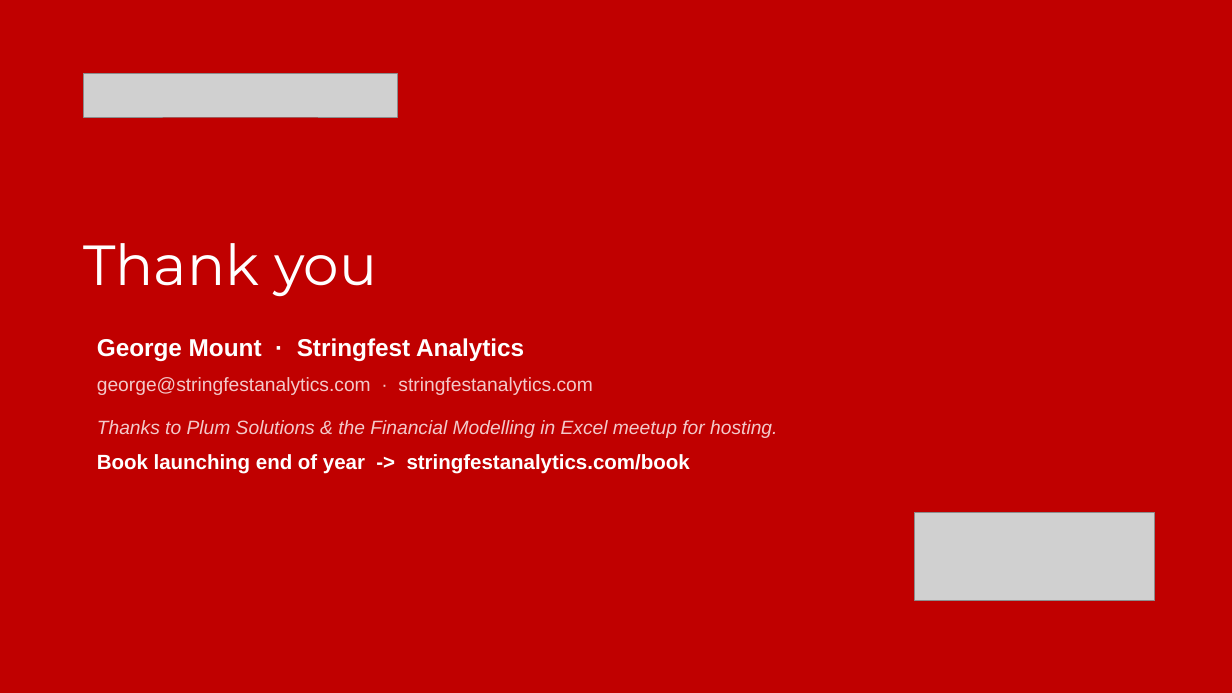
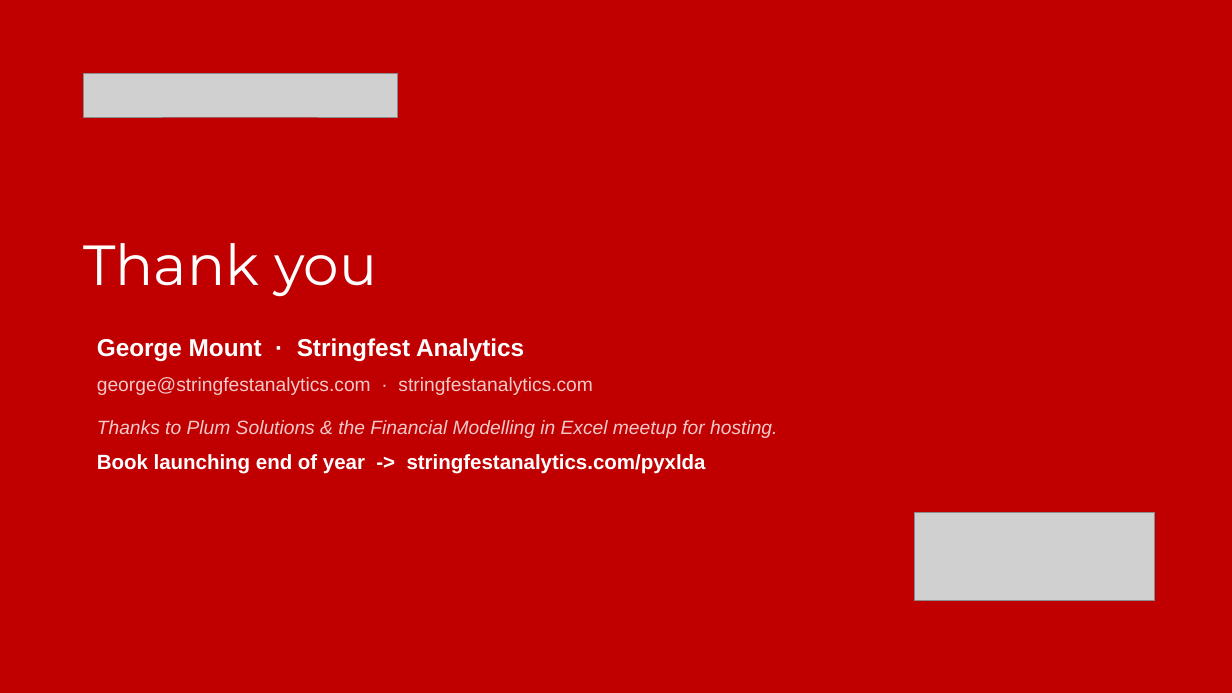
Before and after one commit to stringfestdata/plumsolutions-meetup-2026, a slide deck: slide 22 of Financial-Analytics-with-Python-in-Excel.pptx (slide 23 before the commit). Drawn at 1232x693 pixels with LibreOffice and Linux fonts; fonts in the diff are those of the drawing; grey boxes stand for pictures. Boxes give left, top, right and bottom in pixels: in the first picture for what was removed or moved away, otherwise in the second. Text is boxed around its words. In the diff, an @@ line names an element or a change of style, - is before the commit and + after.

```diff
--- a/Financial-Analytics-with-Python-in-Excel.pptx
+++ b/Financial-Analytics-with-Python-in-Excel.pptx
@@ text at (97, 454, 706, 474): text changed @@
-Book launching end of year -> stringfestanalytics.com/book
+Book launching end of year -> stringfestanalytics.com/pyxlda
```
Also in this commit, not shown: 1 other slide changed, 1 slide removed.
